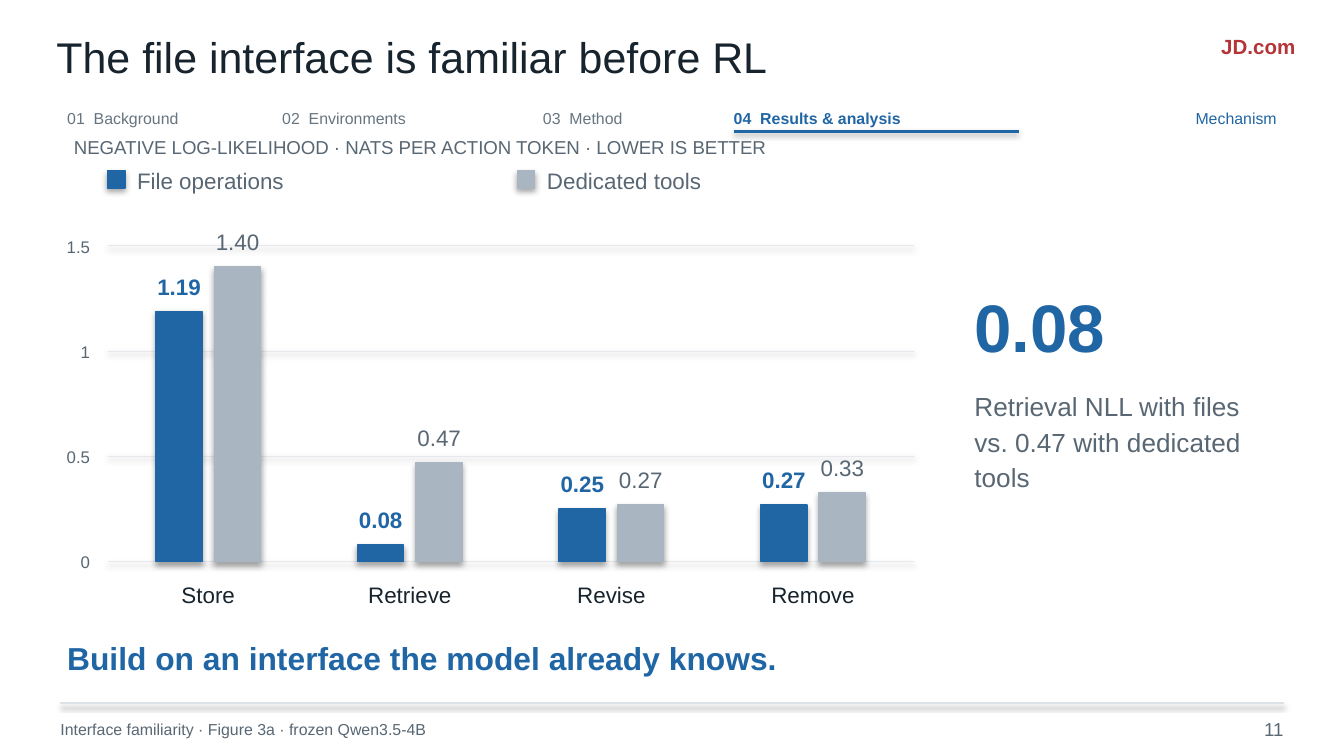
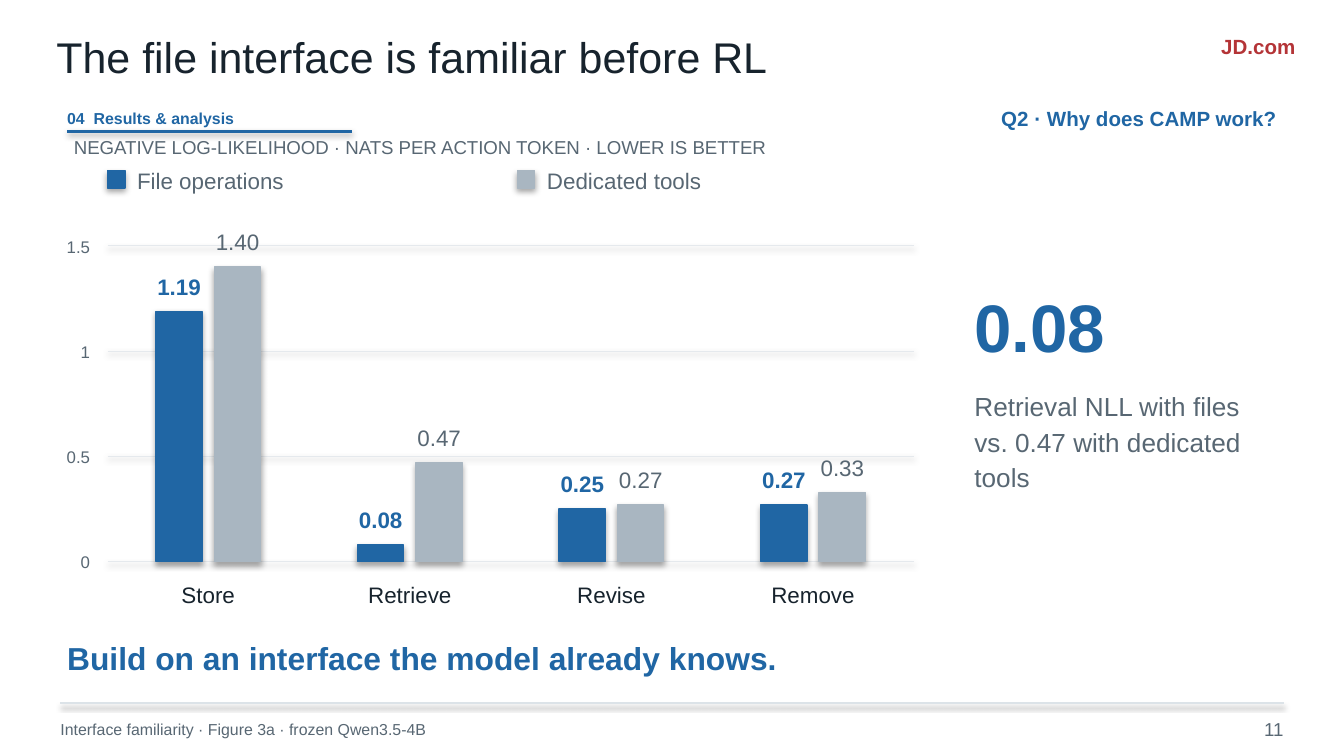
Before and after one commit to liruiluo/agentmemorygym, a slide deck: slide 11 of assets/slides/coding-agent-memory-post-training-slides.pptx. Drawn at 1344x756 pixels with LibreOffice and Linux fonts; fonts in the diff are those of the drawing. Boxes give left, top, right and bottom in pixels: in the first picture for what was removed or moved away, otherwise in the second. Text is boxed around its words. In the diff, an @@ line names an element or a change of style, - is before the commit and + after.

Commit message:
Organize experimental slides around effectiveness mechanism and transfer questions

```diff
--- a/assets/slides/coding-agent-memory-post-training-slides.pptx
+++ b/assets/slides/coding-agent-memory-post-training-slides.pptx
@@ text "04 Results & analysis": place and size @@
-text "04 Results & analysis" at bbox=[734, 112, 901, 128]
+text "04 Results & analysis" at bbox=[67, 112, 234, 128]
@@ text removed at bbox=[67, 112, 179, 127] @@
-01 Background
@@ text removed at bbox=[282, 112, 406, 124] @@
-02 Environments
@@ text removed at bbox=[543, 112, 622, 124] @@
-03 Method
@@ text added at bbox=[1001, 111, 1277, 131], 11 pt, text #2066A4, bold @@
+Q2 · Why does CAMP work?
@@ text removed at bbox=[1196, 112, 1277, 124] @@
-Mechanism
@@ line moved from (734, 132) - (1019, 132) to (67, 132) - (352, 132) @@
```
Also in this commit, not shown: 8 other slides changed, 10 other files.
